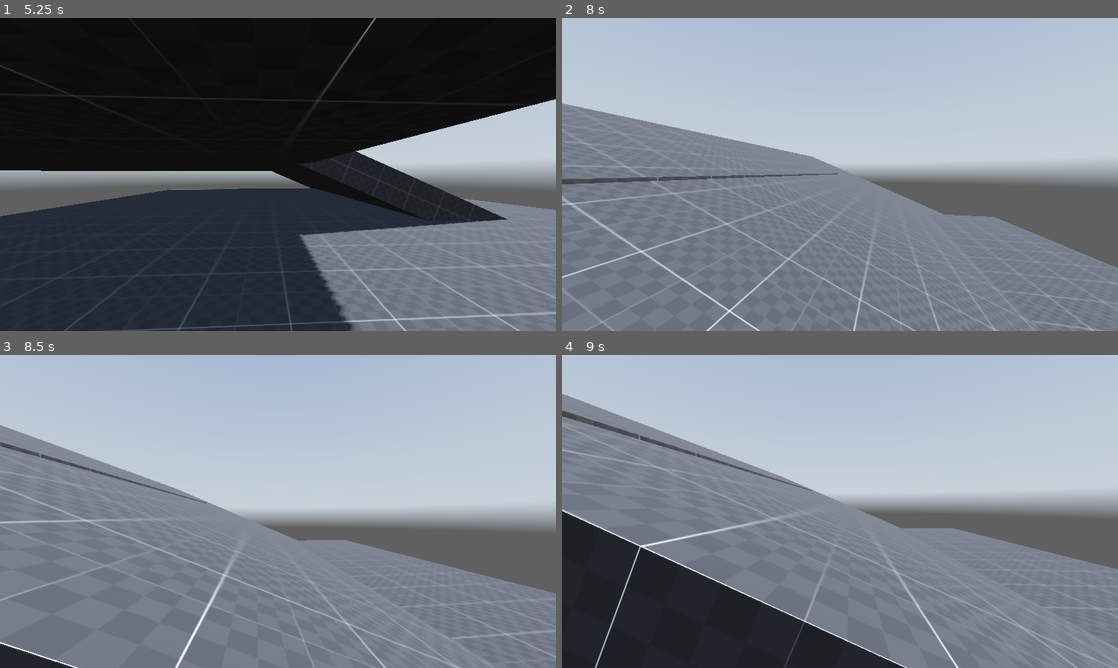
Above: before the commit, frames 1-4 (two rows, left to right).
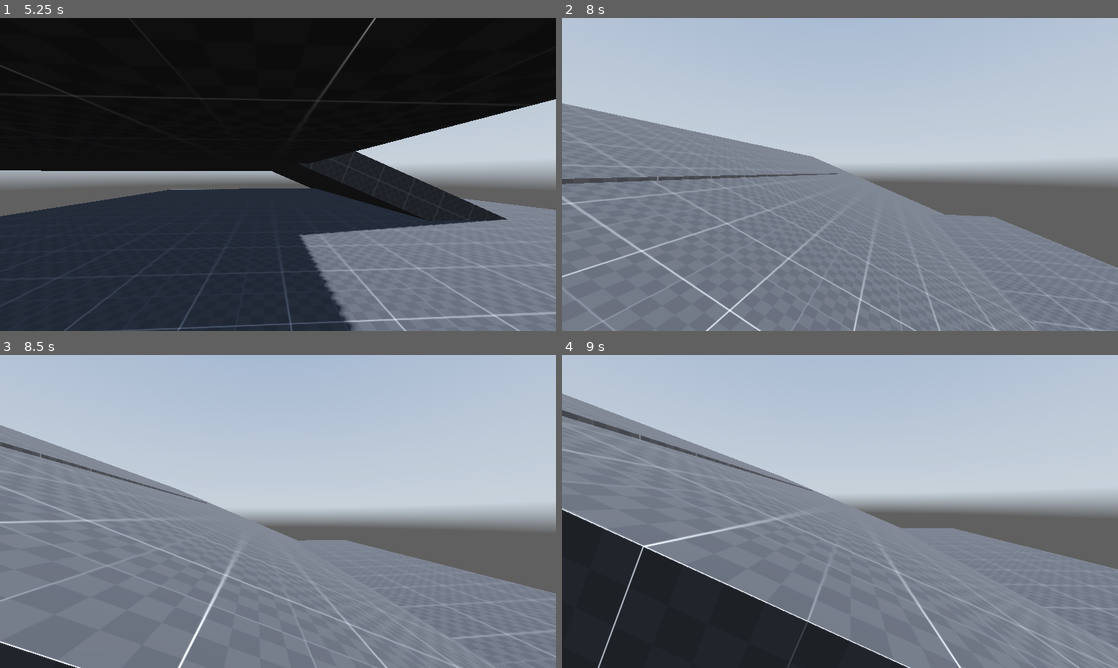
Above: after the commit, the same moments.

Repository: elmoradoo/Reflection
Game: Godot game, scene res://scenes/world.tscn
The game is run twice, just before and just after one commit, with the same random seed, the same clock (stepped at 60 frames per second) and the same inputs. A sky picture missing from this copy of the repository is replaced by a grey-blue gradient.
Inputs (mouse positions are in pixels of both pictures, inside the frame that each line leads up to):
- Up to frame 1 (5.25 s): tap Enter at 0.5 s; move the mouse to (305, 174) at 0.52 s; hold Ctrl (crouch) 0.53-1.28 s; hold W (forward) from 0.53 s (still down); tap Space (jump) at 0.77, 1.52, 3.02, 3.77, 4.52 s; move the mouse to (250, 174) at 1.27 s; tap Shift (sprint) at 1.35, 2.85, 4.35 s; move the mouse to (289, 168) at 2.02 s; hold Ctrl (crouch) 2.03-2.78 s; move the mouse to (272, 180) at 2.77 s; move the mouse to (316, 177) at 3.52 s; hold Ctrl (crouch) 3.53-4.28 s; move the mouse to (233, 171) at 4.27 s; move the mouse to (283, 174) at 5.02 s; hold Ctrl (crouch) from 5.03 s (still down)
- Up to frame 2 (8 s): move the mouse to (817, 168) at 5.77 s; release W (forward) at 5.78 s; release Ctrl (crouch) at 5.78 s; hold D (right) 5.78-6.53 s; tap Shift (sprint) at 5.85, 7.35 s; tap Space (jump) at 6.02, 6.77, 7.52 s; move the mouse to (867, 174) at 6.52 s; hold Ctrl (crouch) 6.53-7.28 s; hold W (forward) from 6.53 s (still down); move the mouse to (812, 174) at 7.27 s
- Up to frame 3 (8.5 s): keep holding W (forward); move the mouse to (289, 505) at 8.02 s; hold Ctrl (crouch) from 8.03 s (still down)
- Up to frame 4 (9 s): move the mouse to (834, 517) at 8.77 s; release W (forward) at 8.78 s; release Ctrl (crouch) at 8.78 s; hold A (left) from 8.78 s (still down); tap Shift (sprint) at 8.85 s

Frame 1 is identical in both runs. In frame 2, 0.5% of the frame differs, in the area x 0-100%, y 27-100%; in frame 3, 0.6%; in frame 4, 1.5%, in the area x 0-97%, y 12-100%.

Commit message:
cleaned is wallclimb and iswallrun function, addded non working vault state

Diff:
--- a/scenes/player.tscn
+++ b/scenes/player.tscn
@@ -106,7 +106,6 @@
 
 [node name="crouching_collision_shape" type="CollisionShape3D" parent="."]
 transform = Transform3D(1, 0, 0, 0, 1, 0, 0, 0, 1, 0, 0.601603, 0)
-visible = false
 shape = SubResource("CapsuleShape3D_ep87d")
 disabled = true
 
--- a/scenes/world.tscn
+++ b/scenes/world.tscn
@@ -162,6 +162,12 @@
 size = Vector3(11.6896, 1, 20)
 material = SubResource("StandardMaterial3D_lcn1r")
 
+[node name="CSGBox3D26" type="CSGBox3D" parent="stage"]
+transform = Transform3D(-0.680371, -9.60492e-05, 1.88843e-12, -6.87987e-17, -2.18676e-08, -0.225123, 0.000130625, -0.500273, 9.84043e-09, -0.188685, -0.774711, 5.62217)
+use_collision = true
+size = Vector3(11.6896, 1, 20)
+material = SubResource("StandardMaterial3D_lcn1r")
+
 [node name="CSGBox3D25" type="CSGBox3D" parent="stage"]
 transform = Transform3D(0.680371, 0, 0, -1.32e-22, -2.18676e-08, -0.225123, 3.01981e-15, 0.500273, -9.84043e-09, 20.4364, 1.38717, -0.507581)
 use_collision = true
--- a/scripts/player/enums.gd
+++ b/scripts/player/enums.gd
@@ -12,4 +12,5 @@
 	WallClimb,
 	WallRun,
 	LedgeGrab,
+	Vault,
 }
--- a/scripts/player/player_state_manager.gd
+++ b/scripts/player/player_state_manager.gd
@@ -18,6 +18,7 @@
 	enums.player_states.WallClimb: preload("res://scripts/player/states/wallclimb.gd").new(),
 	enums.player_states.WallRun: preload("res://scripts/player/states/wallrun.gd").new(),
 	enums.player_states.LedgeGrab: preload("res://scripts/player/states/ledgegrab.gd").new(),
+	enums.player_states.Vault: preload("res://scripts/player/states/vault.gd").new(),
 }
 
 func debug_print_player_state():
--- a/scripts/player/states/airtime.gd
+++ b/scripts/player/states/airtime.gd
@@ -3,7 +3,6 @@
 var player: playerData
 const max_speed: float = 3.0
 var enums = preload("res://scripts/player/enums.gd")
-
 
 func init(obj):
 	player = obj
@@ -20,17 +19,15 @@
 func update():
 	super.update_event(player)
 	super.reset_head_bob(player)
-	#print(player.velocity.y)
 
-
-
-		# Wall is not perpendicular
 func get_next_state():
-	#test()
 	if player.myself.is_on_floor():
 		return enums.player_states.Idle
+	#elif super.can_vault(player):
+	#	return enums.player_states.Vault
 	elif super.can_wallclimb(player):
 		return enums.player_states.WallClimb
 	elif super.can_wallrun(player):
 		return enums.player_states.WallRun
+
 	return enums.player_states.AirTime
--- a/scripts/player/states/base_state.gd
+++ b/scripts/player/states/base_state.gd
@@ -54,45 +54,33 @@
 		player.head.rotation.x = clamp(player.head.rotation.x, deg_to_rad(-89), deg_to_rad(89))
 	player.event = null
 
-func test(player: playerData):
+func can_wallclimb(player: playerData) -> bool:
 	if not player.rc_torso.get_node("front").is_colliding():
-		return -1
+		return false
 	var collision = player.rc_torso.get_node("front").get_collision_normal()
 	var ray_direction = player.rc_torso.get_node("front").global_transform.basis.z.normalized()
 	var dot_product = abs(collision.dot(ray_direction))
-	#print(dot_product)
-#	if dot_product < 0.8:  # Adjust the threshold as needed
-#		print("WALLRUNNING")
-#	else:
-#		print("WALLCLIMBING")
-	return dot_product
-
-
-func can_wallclimb(player: playerData) -> bool:
-	var tmp = test(player)
-	if tmp == -1:
+	if dot_product == -1:
 		return false
-	if tmp < 0.8:
+	if dot_product < 0.8:
 		return false
 	else:
 		return true
-	#Old
-	return (not player.myself.is_on_floor()
-		and player.velocity.y > climbable_min_velocity
-		and player.rc_feets.get_node("front").is_colliding()
-		and player.rc_feets.get_node("half_left").is_colliding()
-		and player.rc_feets.get_node("half_right").is_colliding())
 
 func can_wallrun(player: playerData) -> bool:
-	var tmp = test(player)
-	if tmp == -1:
+	if not player.rc_torso.get_node("front").is_colliding():
 		return false
-	if tmp < 0.8:
+	var collision = player.rc_torso.get_node("front").get_collision_normal()
+	var ray_direction = player.rc_torso.get_node("front").global_transform.basis.z.normalized()
+	var dot_product = abs(collision.dot(ray_direction))
+	if dot_product == -1:
+		return false
+	if dot_product < 0.8:
 		return true
 	else:
 		return false
-	#Old
-	return (not player.myself.is_on_floor()
-		and player.velocity.y > wallrun_min_velocity
-		and player.rc_feets.get_node("front").is_colliding()
-		and (player.rc_feets.get_node("half_left").is_colliding() or player.rc_feets.get_node("half_right").is_colliding()))
+
+func can_vault(player: playerData) -> bool:
+	if not player.rc_torso.get_node("front").is_colliding() and player.rc_feets.get_node("front").is_colliding():
+		return true
+	return false
--- a/scripts/player/states/ledgegrab.gd
+++ b/scripts/player/states/ledgegrab.gd
@@ -22,13 +22,16 @@
 
 func update():
 	super.update_event(player)
-	if player.rc_feets.get_node("front").is_colliding():
-		player.velocity.y += 0.1
+	if is_climbvaulting:
+		if player.rc_feets.get_node("front").is_colliding():
+			player.velocity.y += 0.1
+		else:
+			var target_velocity = (player.transform.basis * Vector3(player.input_dir.x, 0, player.input_dir.y)).normalized() * 3
+			player.velocity = target_velocity
+			is_climbvaulting_over = true
 	else:
-		var target_velocity = (player.transform.basis * Vector3(player.input_dir.x, 0, player.input_dir.y)).normalized() * 3
-		player.velocity = target_velocity
-		is_climbvaulting_over = true
-
+		pass
+		#player.velocity.y += player.gravity
 func get_next_state():
 	if player.myself.is_on_floor():
 		if player.velocity.length() >= 2:
--- /dev/null
+++ b/scripts/player/states/vault.gd
@@ -0,0 +1,23 @@
+extends BaseState
+
+var enums = preload("res://scripts/player/enums.gd")
+
+var player: playerData
+
+func init(obj):
+	player = obj
+
+func enter():
+	pass
+
+func update():
+	super.update_event(player)
+
+func exit():
+	pass
+
+func get_state_name():
+	return enums.player_states.Vault
+
+func get_next_state():
+	return enums.player_states.Vault
